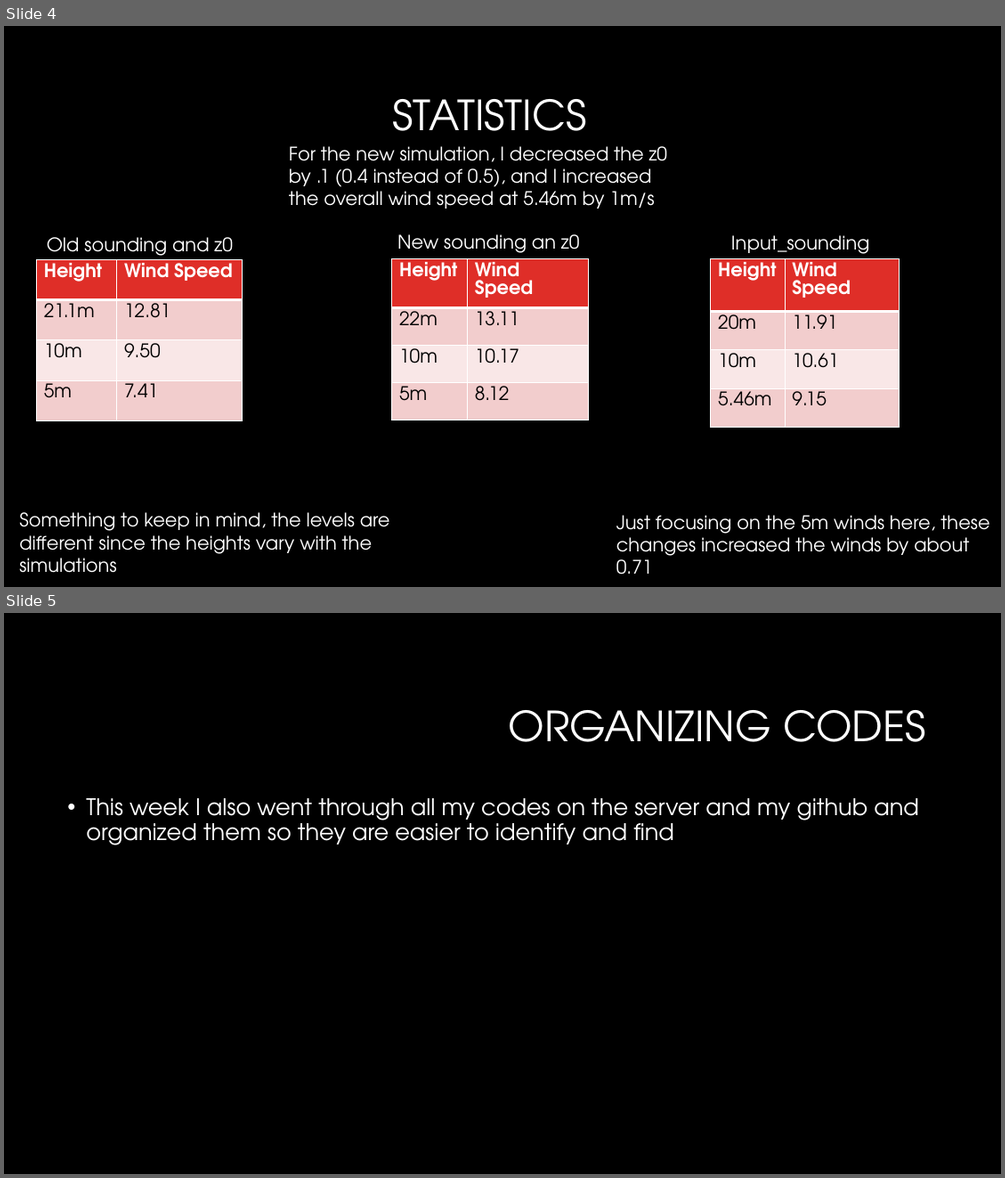
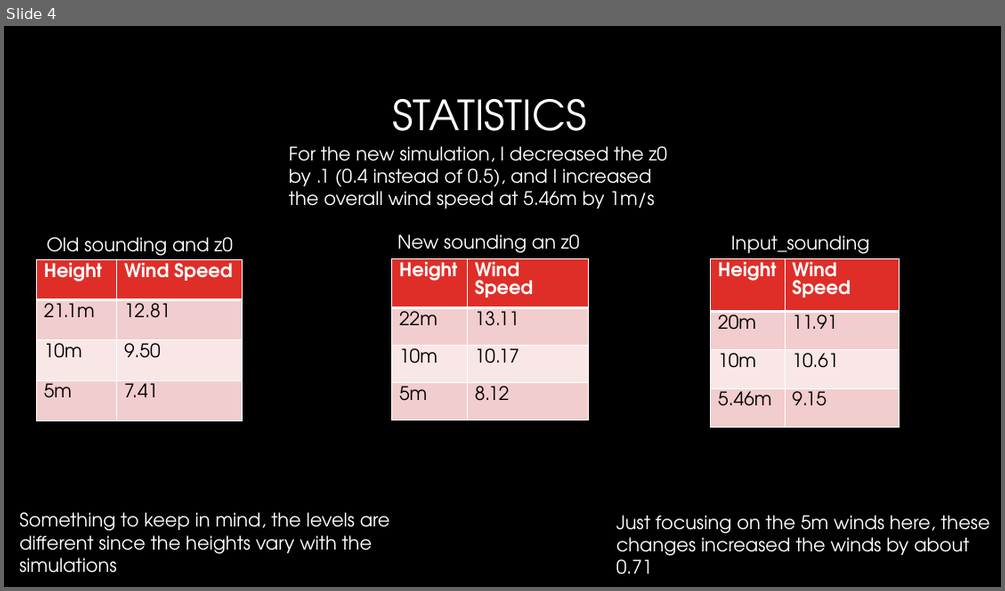
Before and after one commit to Jeremy-Benik/Meeting_Notes, a slide deck: 09022022_Presentation.pptx. Shown one above the other, each under a label of ours: slides 4 and 5 before the commit, slide 4 after it. The pictures are 1005x1178 and 1005x591 pixels, drawn with LibreOffice and Linux fonts; fonts in the diff are those of the drawing; background and template pictures are left out. Boxes give left, top, right and bottom in pixels: in the first picture for what was removed or moved away, otherwise in the second. Text is boxed around its words. In the diff, an @@ line names an element or a change of style, - is before the commit and + after.

```diff
--- a/09022022_Presentation.pptx
+++ b/09022022_Presentation.pptx
@@ slide 5 removed at box(4, 613, 1001, 1174), background #000000 @@
@@ title removed at box(509, 710, 925, 742) @@
-ORGANIZING CODES
@@ text removed at box(86, 798, 919, 845) @@
-• This week I also went through all my codes on the server and my github and organized them so they are easier to identify and find
```
Also in this commit, not shown: 1 slide changed, 5 slides added.
